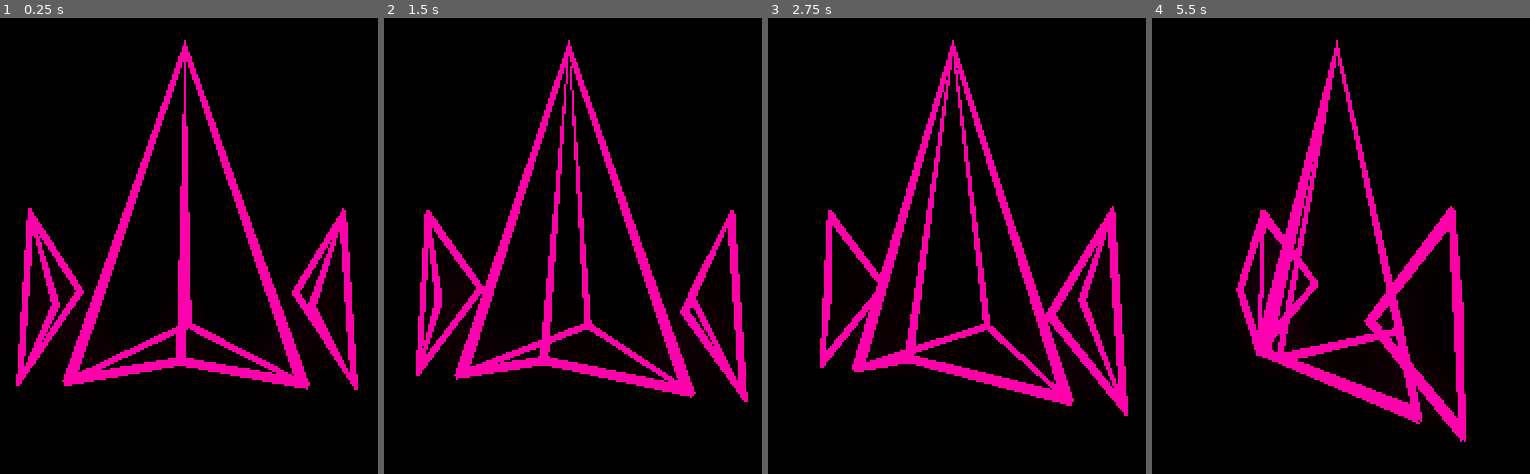
Above: before the commit, frames 1-4 (left to right).
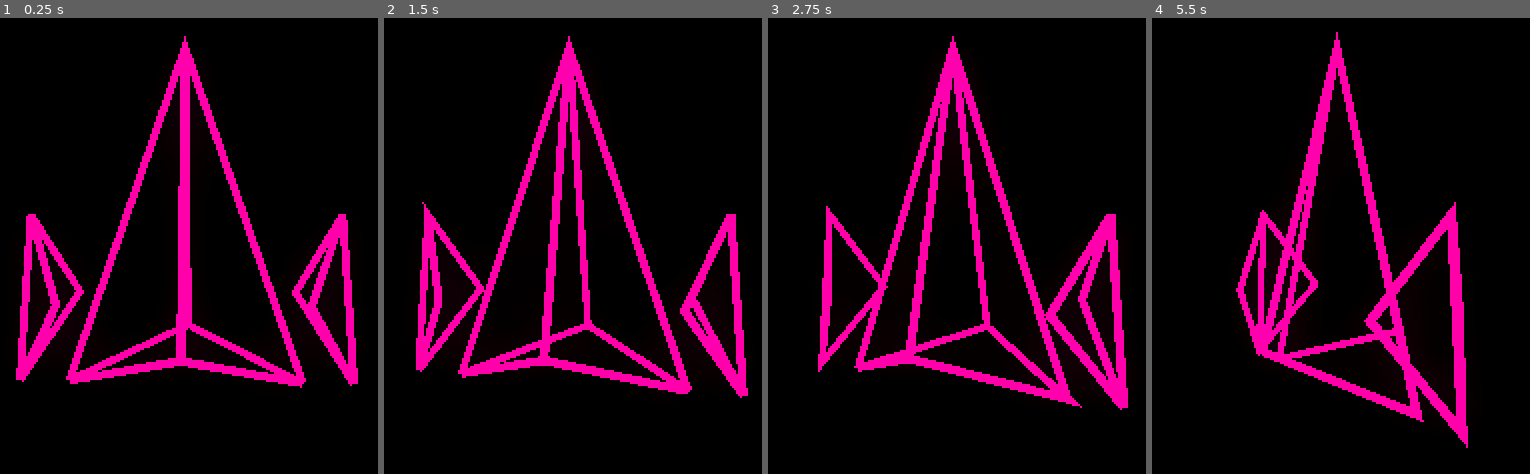
Above: after the commit, the same moments.

Repository: miniluz/ScreenSpaceProjectedLines
Game: Godot game, scene res://source/main.tscn
The game is run twice, just before and just after one commit, with the same random seed, the same clock (stepped at 60 frames per second) and the same inputs.
Inputs:
- Up to frame 1 (0.25 s): no input
- Up to frame 2 (1.5 s): no input
- Up to frame 3 (2.75 s): no input
- Up to frame 4 (5.5 s): no input

The runs differ from the first frame. In frame 1, 2.1% of the frame differs, in the area x 4-95%, y 3-82%; in frame 2, 2.5%, in the area x 8-97%, y 3-85%; in frame 3, 2.4%; in frame 4, 2.2%.

Commit message:
Proper Resolution

Diff:
--- /dev/null
+++ b/source/decompose_new.gd
@@ -0,0 +1,183 @@
+extends Node3D
+
+@export var children_mesh: MeshInstance3D
+
+func get_neighbor_vertices(vertex_id: int, edges: PackedInt32Array) -> PackedInt32Array:
+	var near: PackedInt32Array = []
+	for i in range(0, len(edges), 2):
+		if vertex_id == edges[i]:
+			near.append(edges[i+1])
+		elif vertex_id == edges[i+1]:
+			near.append(edges[i])
+
+	return near
+
+func get_edge_index(va: int, vb: int, edges: PackedInt32Array) -> int:
+	for i in range(0, len(edges)/2):
+		if va == edges[2*i] && vb == edges[2*i+1]\
+		|| vb == edges[2*i] && va == edges[2*i+1]:
+			return i
+	push_error("Not found!")
+	return 0
+
+func get_faces(va: int, vb: int) -> PackedInt32Array:
+	## va     va *-* va+1
+	## |  ==>    |X|
+	## vb     vb *-* vb+1
+
+	return PackedInt32Array([va  , va+1, vb+1,\
+	va+1, vb+1, vb,\
+	va  , vb+1, vb,\
+	va  , va+1, vb])
+
+func _ready() -> void:
+	print(name)
+	var raw_mesh: ArrayMesh = children_mesh.mesh
+
+	# var surface_number: int = raw_mesh.get_surface_count()
+
+	# print("Surface number: ", surface_number)
+
+	# print("Type: ", raw_mesh.surface_get_primitive_type(0))
+
+	var vertices: PackedVector3Array = raw_mesh.surface_get_arrays(0)[Mesh.ARRAY_VERTEX]
+	var edges: PackedInt32Array = raw_mesh.surface_get_arrays(0)[Mesh.ARRAY_INDEX]
+
+	# print("Edges: ", len(edges) / 2)
+	# print("Verts: ", len(vertices))
+
+	var actual_edges: Array = []
+	for i in range(0,len(edges),2):
+		actual_edges.append(Vector2i(edges[i], edges[i+1]))
+
+	print ("Actual edges: ", actual_edges)
+
+	var new_vertices: PackedVector3Array = []
+	new_vertices.resize(len(vertices) * 2)
+	var new_faces: PackedInt32Array = []
+	var new_custom0: PackedFloat32Array = []
+	new_custom0.resize(len(vertices) * 4 * 2)
+	var new_custom1: PackedFloat32Array = []
+	new_custom1.resize(len(vertices) * 4 * 2)
+
+	## Convert each vertex into two vertices
+	## Assign next, previous, push
+	## Connect the faces
+
+	var new_verts: int = 0
+	for i in range(len(vertices)):
+		# print("Vector ", i)
+		var vertex: Vector3 = vertices[i]
+
+		### ==== COMPUTE NEXT, PREVIOUS ====
+		var prev: Vector3
+		var next: Vector3
+		var neighboring: PackedInt32Array = get_neighbor_vertices(i, edges)
+		# print("Neighbors: ", neighboring)
+
+		## If there are no edges:
+		if len(neighboring) == 0:
+			continue # forget
+
+		## If there is only one neighboring:
+		elif len(neighboring) == 1:
+			prev = vertices[neighboring[0]] # add the neighbor as previous
+			next = vertex + vertex - prev # p -- v -- n to keep the end straight
+
+		## If there are exactly two:
+		elif len(neighboring) == 2:
+			prev = vertices[neighboring[0]]
+			next = vertices[neighboring[1]]
+
+		elif len(neighboring) == 3:
+			var neighboring_actual = []
+			for j in neighboring:
+				neighboring_actual.append([j, abs(vertices[j].y - vertex.y)])
+			neighboring_actual.sort_custom(func (a,b): return a[1] > b[1])
+			prev = vertices[neighboring_actual[0][0]]
+			next = vertices[neighboring_actual[1][0]]
+			neighboring[2] = neighboring_actual[2][0]
+
+		else:
+			continue
+		### /=== COMPUTE NEXT, PREVIOUS ===/
+
+		### ==== CONVERT EVERY VERTEX INTO TWO ====
+		## CUSTOM0: [next.x, next.y, next.z, +-1]
+		## CUSTOM1: [prev.x, prev.y, prev.z, +-1]
+
+		new_vertices[2*i]   = vertex
+		new_vertices[2*i+1] = vertex
+
+		new_custom0[8*i  ] = next.x
+		new_custom0[8*i+1] = next.y
+		new_custom0[8*i+2] = next.z
+		new_custom0[8*i+3] = +1
+		new_custom0[8*i+4] = next.x
+		new_custom0[8*i+5] = next.y
+		new_custom0[8*i+6] = next.z
+		new_custom0[8*i+7] = -1
+
+		new_custom1[8*i  ] = prev.x
+		new_custom1[8*i+1] = prev.y
+		new_custom1[8*i+2] = prev.z
+		new_custom1[8*i+3] = +1
+		new_custom1[8*i+4] = prev.x
+		new_custom1[8*i+5] = prev.y
+		new_custom1[8*i+6] = prev.z
+		new_custom1[8*i+7] = -1
+
+		if len(neighboring) != 3:
+			continue
+
+		var index: int = get_edge_index(i, neighboring[2], edges)
+		var edge: Vector2i = actual_edges[index]
+		if edge.x != neighboring[2]:
+			edge = Vector2i(edge.y, edge.x)
+		actual_edges[index] = Vector2i(edge.x, len(vertices)+new_verts)
+		print("Creating new vert at ", len(vertices)+new_verts)
+		new_verts += 1
+
+		prev = vertices[neighboring[2]]
+		next = vertex + (vertex - prev)
+
+		new_vertices += PackedVector3Array([vertex, vertex])
+
+		new_custom0  += PackedFloat32Array([next.x, next.y, next.z, +1])
+		new_custom0  += PackedFloat32Array([next.x, next.y, next.z, -1])
+		new_custom1  += PackedFloat32Array([prev.x, prev.y, prev.z, +1])
+		new_custom1  += PackedFloat32Array([prev.x, prev.y, prev.z, -1])
+
+
+		### /=== CONVERT EVERY VERTEX INTO TWO ===/
+
+	print ("Actual edges: ", actual_edges)
+
+	for edge in actual_edges:
+		var i = edge.x
+		var j = edge.y
+
+		new_faces += get_faces(2*i, 2*j)
+
+	var new_mesh = ArrayMesh.new()
+
+	var new_arrays: Array = []
+	new_arrays.resize(Mesh.ARRAY_MAX)
+	new_arrays[Mesh.ARRAY_VERTEX ] = new_vertices
+	new_arrays[Mesh.ARRAY_INDEX  ] = new_faces
+	new_arrays[Mesh.ARRAY_CUSTOM0] = new_custom0
+	new_arrays[Mesh.ARRAY_CUSTOM1] = new_custom1
+
+	var flags: int = 0;
+	flags = flags | Mesh.ARRAY_CUSTOM_RGBA_FLOAT << Mesh.ARRAY_FORMAT_CUSTOM0_SHIFT
+	flags = flags | Mesh.ARRAY_CUSTOM_RGBA_FLOAT << Mesh.ARRAY_FORMAT_CUSTOM1_SHIFT
+
+	new_mesh.add_surface_from_arrays(Mesh.PrimitiveType.PRIMITIVE_TRIANGLES, new_arrays, [], {}, flags)
+	new_mesh.surface_set_material(0, raw_mesh.surface_get_material(0))
+
+	var child_mesh_instance = MeshInstance3D.new()
+	child_mesh_instance.mesh = new_mesh
+	child_mesh_instance.set_surface_override_material(0, children_mesh.get_surface_override_material(0))
+
+	add_child(child_mesh_instance)
+	children_mesh.queue_free()
--- a/source/raw_ship.gdshader
+++ b/source/raw_ship.gdshader
@@ -10,7 +10,6 @@
 
 	if (CUSTOM0.w * CUSTOM0.w > 0.1) {
 
-	float thick = thickness * round(CUSTOM0.w);
 	vec4 next = PROJECTION_MATRIX * (MODELVIEW_MATRIX * vec4(CUSTOM0.xyz, 1));
 	vec4 prev = PROJECTION_MATRIX * (MODELVIEW_MATRIX * vec4(CUSTOM1.xyz, 1));
 
@@ -26,27 +25,30 @@
 	float cosb = dot(AB, CB);
 	vec2 offset;
 
-	if (cosb < -0.99) {
-		offset = vec2(-AB.y, AB.x) * thick;
+	if (cosb < -0.99 || cosb > 0.99) {
+		offset = vec2(-AB.y, AB.x) * CUSTOM0.w;
 	}
 	else {
 
 	float isinb = inversesqrt(1. - cosb * cosb);
 
-	vec2 u = AB * thick * isinb;
-	vec2 v = CB * thick * isinb;
+	vec2 u = AB * CUSTOM0.w * isinb;
+	vec2 v = CB * CUSTOM0.w * isinb;
 
-	offset = (u + v);
+	offset = u + v;
 
-	const float limit = 2.;
+	const float limit = 5.;
 
-	if (offset.x*offset.x + offset.y*offset.y > limit * limit * thick * thick) {
-		offset = normalize(offset) * limit * abs(thick);
+	float excess = length(offset) - limit;
+
+	if (excess > 0.) {
+		// offset = normalize(offset) * limit * abs(thick);
+		offset = u - v;
 	}
 
 	}
 
-	POSITION = vect + vec4(offset * inv_scaling,0,0) + vec4(0,0,0.01,0);
+	POSITION = vect + vec4(offset * inv_scaling * thickness,0,0) + vec4(0,0,0.01,0);
 
 	}
 	else {
--- a/source/raw_ship.tscn
+++ b/source/raw_ship.tscn
@@ -1,7 +1,7 @@
 [gd_scene load_steps=5 format=3 uid="uid://o8ft5ihb78q7"]
 
 [ext_resource type="PackedScene" uid="uid://df4mn6njv8mip" path="res://assets/ship-wireframe.glb" id="1_3sp4o"]
-[ext_resource type="Script" path="res://source/raw_square.gd" id="2_8hb3h"]
+[ext_resource type="Script" path="res://source/decompose_new.gd" id="2_r67hi"]
 [ext_resource type="Shader" path="res://source/raw_ship.gdshader" id="3_oukxh"]
 
 [sub_resource type="ShaderMaterial" id="ShaderMaterial_ynsr1"]
@@ -11,7 +11,7 @@
 shader_parameter/thickness = 0.03
 
 [node name="ship-wireframe" node_paths=PackedStringArray("children_mesh") instance=ExtResource("1_3sp4o")]
-script = ExtResource("2_8hb3h")
+script = ExtResource("2_r67hi")
 children_mesh = NodePath("Ship")
 
 [node name="Ship" parent="." index="0"]
--- a/source/raw_square.tscn
+++ b/source/raw_square.tscn
@@ -1,7 +1,7 @@
 [gd_scene load_steps=5 format=3 uid="uid://brsfwq4c2cyui"]
 
 [ext_resource type="PackedScene" uid="uid://ddbyasx4g1cfl" path="res://assets/raw_square.glb" id="1_ah2uq"]
-[ext_resource type="Script" path="res://source/raw_square.gd" id="2_2pt1i"]
+[ext_resource type="Script" path="res://source/decompose_new.gd" id="2_tce0w"]
 [ext_resource type="Shader" path="res://source/raw_ship.gdshader" id="3_hmhvh"]
 
 [sub_resource type="ShaderMaterial" id="ShaderMaterial_jxawb"]
@@ -11,7 +11,7 @@
 shader_parameter/thickness = 0.1
 
 [node name="raw_square" node_paths=PackedStringArray("children_mesh") instance=ExtResource("1_ah2uq")]
-script = ExtResource("2_2pt1i")
+script = ExtResource("2_tce0w")
 children_mesh = NodePath("Cube")
 
 [node name="Cube" parent="." index="0"]
